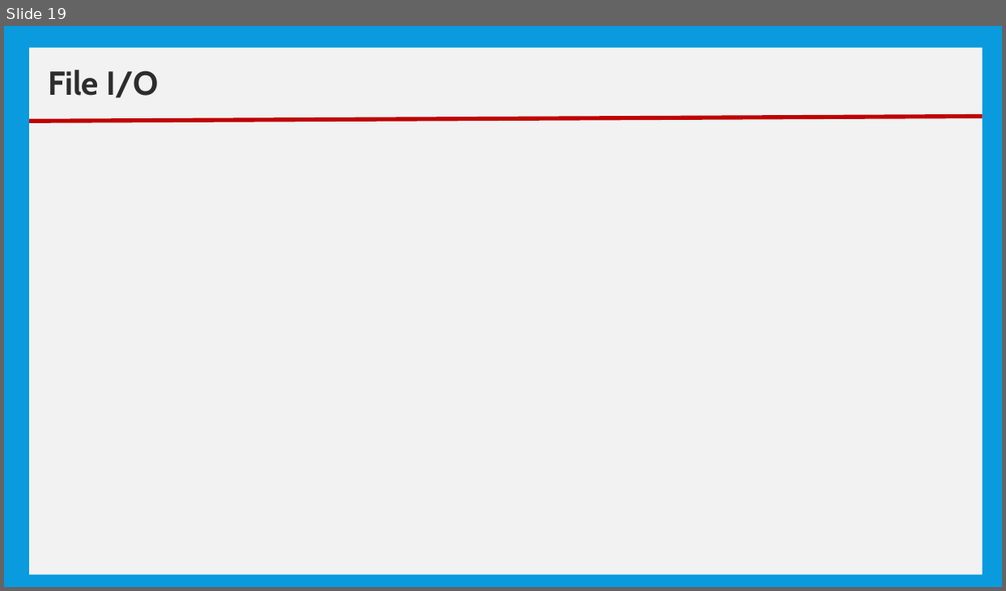
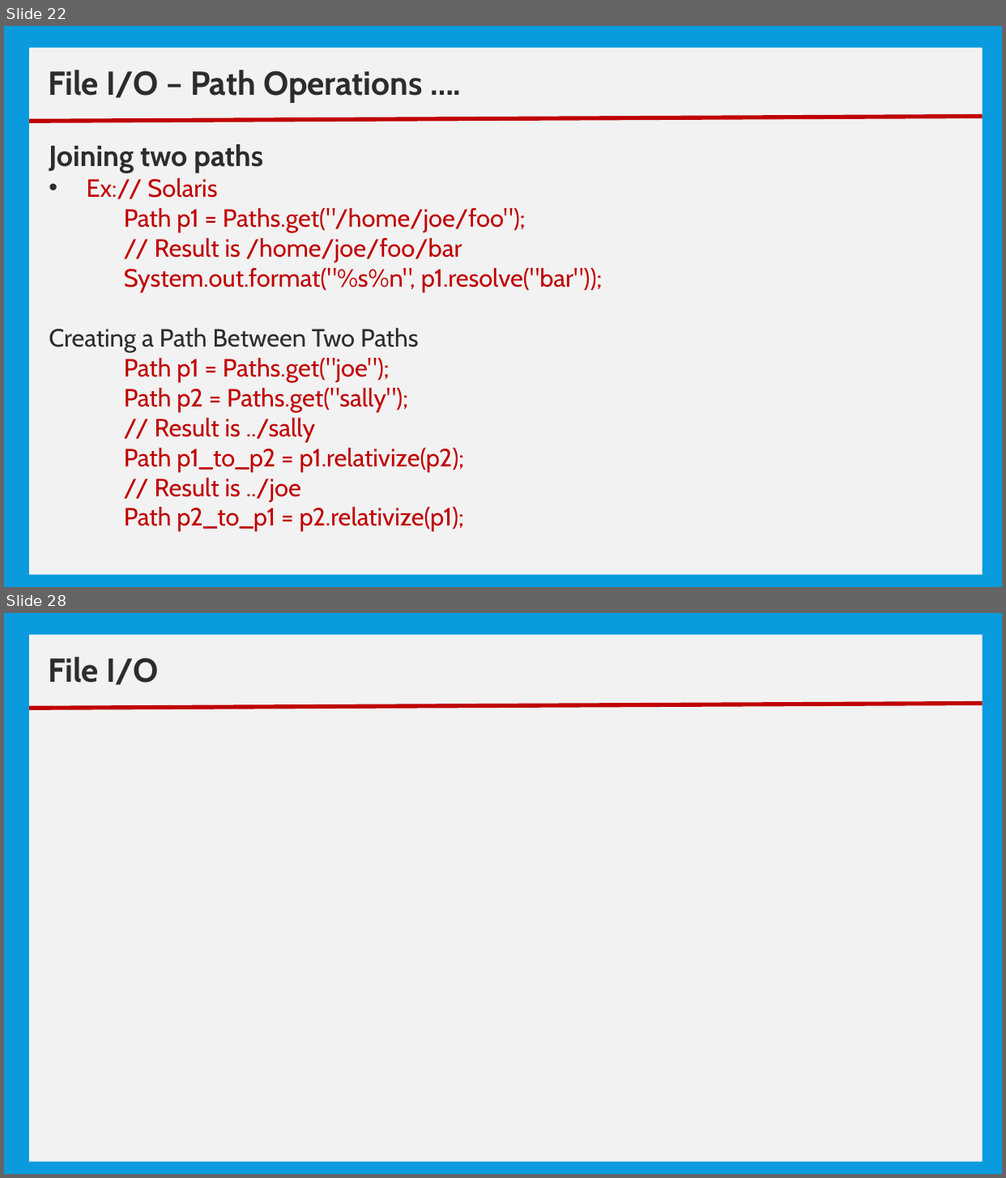
Before and after one commit to nmsgit1234/TechnicalDocs, a slide deck: training/core_java/10_Basic IO.pptx. Shown one above the other, each under a label of ours: slide 19 before the commit, slides 22 and 28 after it; the slides between them are not shown. The pictures are 1006x591 and 1006x1178 pixels, drawn with LibreOffice and Linux fonts; fonts in the diff are those of the drawing. Boxes give left, top, right and bottom in pixels: in the first picture for what was removed or moved away, otherwise in the second. Text is boxed around its words. In the diff, an @@ line names an element or a change of style, - is before the commit and + after.

```diff
--- a/training/core_java/10_Basic IO.pptx
+++ b/training/core_java/10_Basic IO.pptx
@@ slide 22 added at (4,26,1002,587), background #099BDD @@
@@ rectangle added at (29,48,982,575), fill #F2F2F2 @@
@@ text added at (48,70,423,102), 32 pt, text #2C2C2C, bold @@
+File I/O – Path Operations ….
@@ line added from (29, 121) to (982, 117), #C00000 4 pt @@
@@ text added at (49,144,602,531), 24 pt, text #C00000 @@
+Joining two paths
+• Ex:// Solaris
+  Path p1 = Paths.get("/home/joe/foo");
+  // Result is /home/joe/foo/bar
+  System.out.format("%s%n", p1.resolve("bar"));
+  Creating a Path Between Two Paths
+      Path p1 = Paths.get("joe");
+      Path p2 = Paths.get("sally");
+      // Result is ../sally
+      Path p1_to_p2 = p1.relativize(p2);
+      // Result is ../joe
+      Path p2_to_p1 = p2.relativize(p1);
@@ what was slide 19 is now slide 28 @@
```
Also in this commit, not shown: 1 slide changed, 8 other slides added, 3 other files.
